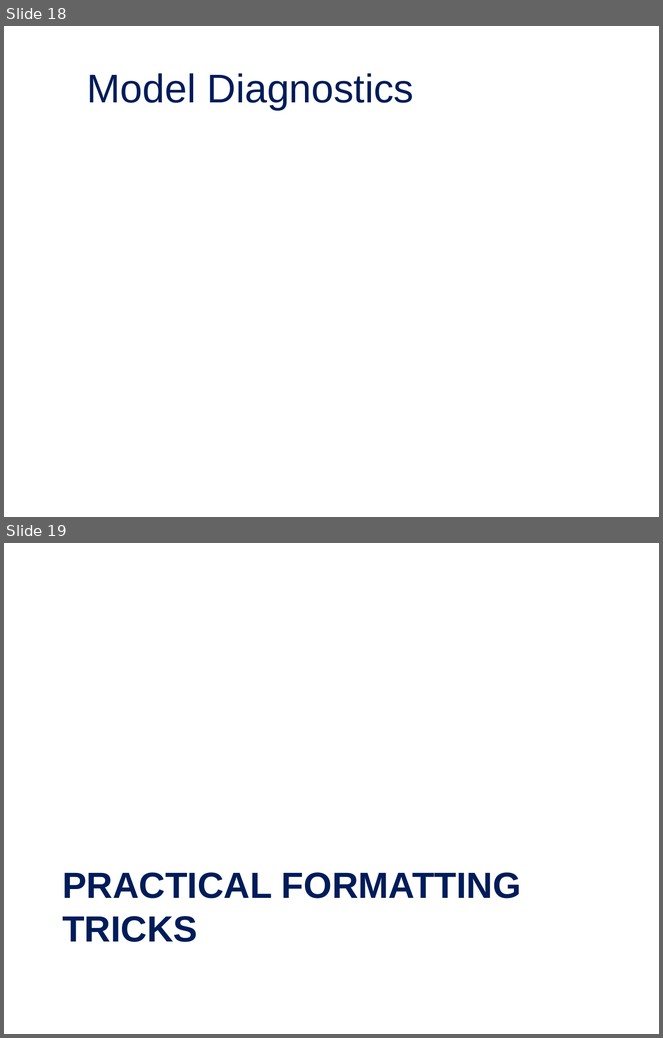
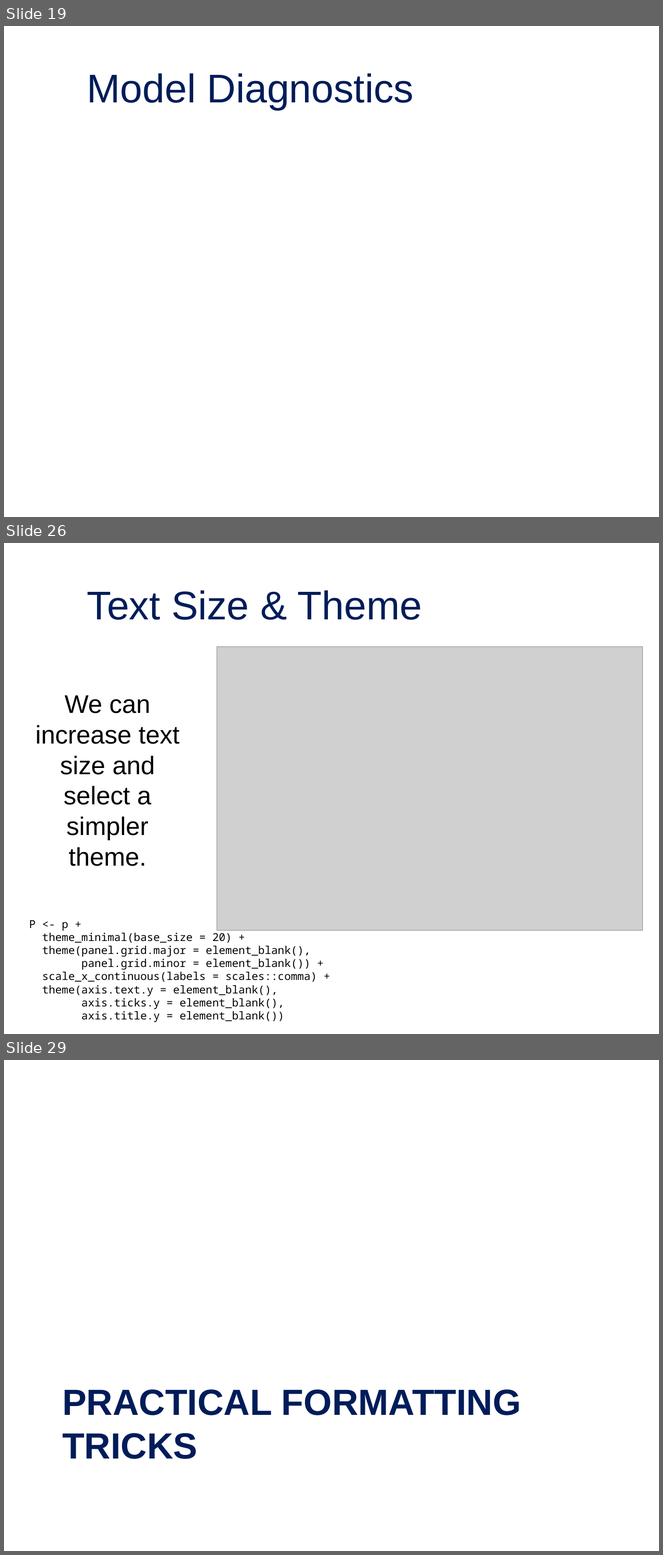
Before and after one commit to jordan-bonner/CAS_Spr23, a slide deck: Presentation Slides/Effective Data Visualization for Actuaries.pptx. Shown one above the other, each under a label of ours: slides 18 and 19 before the commit, slides 19, 26 and 29 after it; the slides between them are not shown. The pictures are 663x1038 and 663x1555 pixels, drawn with LibreOffice and Linux fonts; fonts in the diff are those of the drawing; grey boxes stand for pictures; background and template pictures are left out. Boxes give left, top, right and bottom in pixels: in the first picture for what was removed or moved away, otherwise in the second. Text is boxed around its words. In the diff, an @@ line names an element or a change of style, - is before the commit and + after.

```diff
--- a/Presentation Slides/Effective Data Visualization for Actuaries.pptx
+++ b/Presentation Slides/Effective Data Visualization for Actuaries.pptx
@@ slide 26 added at [4, 543, 659, 1034], background picture (left out) @@
@@ title added at [87, 590, 422, 620], 44 pt, text #001C59 @@
+Text Size & Theme
@@ picture added at [217, 646, 643, 930] @@
@@ text added at [35, 695, 180, 866], 28 pt, text #000000 @@
+We can increase text size and select a simpler theme.
@@ text added at [29, 921, 317, 1022], 12 pt, text #000000 @@
+P <- p +
+theme_minimal(base_size = 20) +
+theme(panel.grid.major = element_blank(),
+panel.grid.minor = element_blank()) +
+scale_x_continuous(labels = scales::comma) +
+theme(axis.text.y = element_blank(),
+axis.ticks.y = element_blank(),
+axis.title.y = element_blank())
@@ what was slide 18 is now slide 19 @@
@@ what was slide 19 is now slide 29 @@
```
Also in this commit, not shown: 11 other slides added, 3 slides removed, 14 other files.
